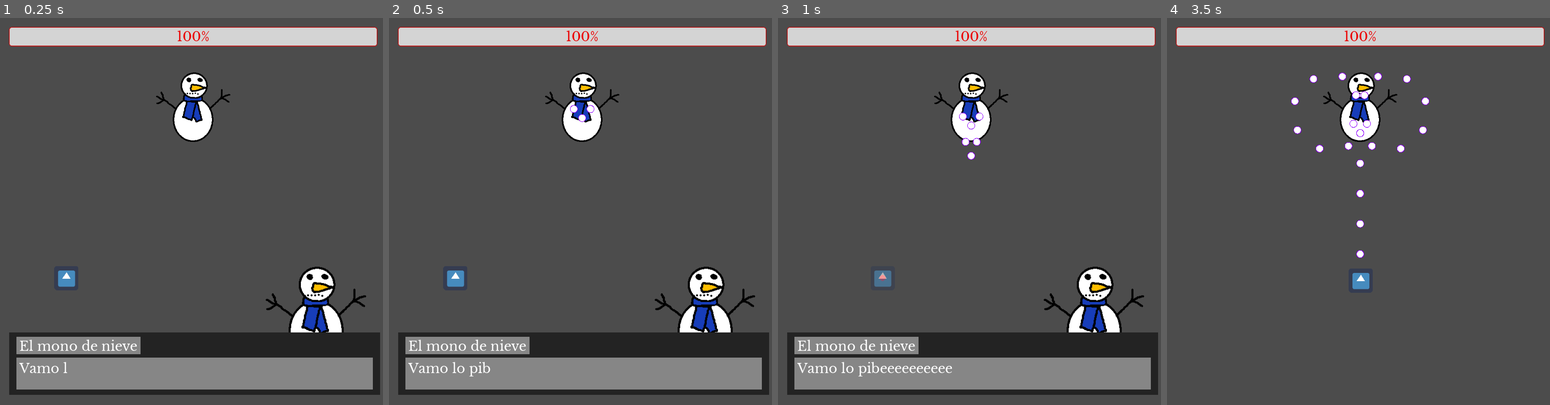
Above: before the commit, frames 1-4 (left to right).
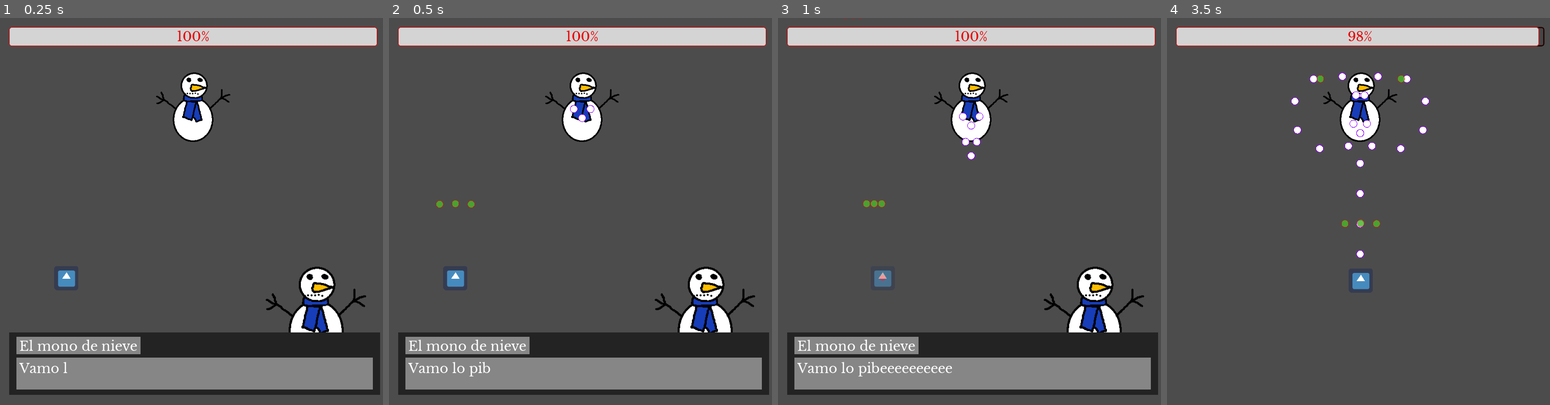
Above: after the commit, the same moments.

Repository: NicoJGutierrez/SmolElfBulletHell
Game: Godot game, scene res://scenes/TestScene.tscn
Two runs of this game, one before a commit and one after it. Both use one fixed random seed, a clock stepped at 60 frames per second and the inputs below. The engine's default icon, where the game draws it, is replaced by a stand-in: a white triangle on a blue panel in a dark square.
Inputs (mouse positions are in pixels of both pictures, inside the frame that each line leads up to):
- Up to frame 1 (0.25 s): no input
- Up to frame 2 (0.5 s): no input
- Up to frame 3 (1 s): move the mouse to (1057, 192) at 0.52 s; hold D (right) from 0.53 s (still down); hold Shift (run) from 0.53 s (still down); click (1057, 192) at 0.67 s
- Up to frame 4 (3.5 s): move the mouse to (1281, 230) at 1.27 s; release D (right) at 1.28 s; release Shift (run) at 1.28 s; hold S (down) 1.28-2.03 s; tap Shift (run) at 1.35, 2.85 s; move the mouse to (1400, 126) at 2.02 s; hold D (right) 2.03-2.78 s; hold Shift (run) 2.03-2.78 s; move the mouse to (1339, 288) at 2.77 s; hold W (up) from 2.78 s (still down); click (1339, 288) at 2.92 s

Frame 1 is identical in both runs. In frame 2, 0.1% of the frame differs, in the area x 12-23%, y 47-50%; in frame 3, 0.1%; in frame 4, 0.4%, in the area x 39-99%, y 2-55%.

Commit message:
feat: multichat + phase system + UI on top

Diff:
--- /dev/null
+++ b/Texto/Dialogo2.json
@@ -0,0 +1,6 @@
+[
+    {
+        "Texto": "Vamo lo pibeeeeeeeeeeeeeeee",
+        "Nombre": "El mono de nieve"
+    }
+]
--- a/objects/Player.gd
+++ b/objects/Player.gd
@@ -45,9 +45,9 @@
 
 	reload_time -= delta
 	if reload_time <= 0:
-#		shooter.shoot_to_tree(2000, 3, bullet_scene, 90 + 180 - angulo, Vector2(-20,0))
-#		shooter.shoot_to_tree(2000, 3, bullet_scene, 90 + 180)
-#		shooter.shoot_to_tree(2000, 3, bullet_scene, 90 + 180 + angulo, Vector2(20, 0))
+		shooter.shoot_to_tree(2000, 3, bullet_scene, 90 + 180 - angulo, Vector2(-20,0))
+		shooter.shoot_to_tree(2000, 3, bullet_scene, 90 + 180)
+		shooter.shoot_to_tree(2000, 3, bullet_scene, 90 + 180 + angulo, Vector2(20, 0))
 		reload_time = 1/rate_of_fire
 
 
--- a/scenes/BossLair.gd
+++ b/scenes/BossLair.gd
@@ -6,10 +6,13 @@
 var changing_path = false
 
 onready var boss = get_node("Path1/PathFollow/Boss")
-onready var progress_bar = get_node("../UI/ProgressBar")
+onready var progress_bar = get_node("../UIHolder/UI/ProgressBar")
+onready var chatbox = get_node("../UIHolder/UI/DialogBox")
 onready var children = get_children()
 var current_path = 1
 var next_path = current_path + 1
+
+var boss_phase = 1
 
 # Called when the node enters the scene tree for the first time.
 func _ready():
@@ -51,3 +54,10 @@
 		children[current_path - 1].get_child(0).offset += boss.speed * delta
 
 	progress_bar.value = boss.life
+	if boss.life < 95 and boss_phase == 1:
+		phase_2()
+
+
+func phase_2():
+	boss_phase = 2
+	chatbox.new_dialog("Texto/Dialogo2.json")
--- a/scenes/DialogBox.gd
+++ b/scenes/DialogBox.gd
@@ -6,13 +6,13 @@
 var dialog
 var phrase_num = 0
 var finished = false
-var tiempo_adicional = 2
+export var tiempo_post_chat = 2
+var tiempo_adicional = tiempo_post_chat
 
 
 func _ready():
 	$Timer.wait_time = text_speed
-	dialog = get_dialog()
-	next()
+	new_dialog(dialog_path)
 
 func _process(delta):
 #	if Input.is_action_just_pressed("click"):
@@ -24,6 +24,8 @@
 		tiempo_adicional -= delta
 	if tiempo_adicional <= 0:
 		next()
+		tiempo_adicional = tiempo_post_chat
+
 
 func next():
 	if phrase_num >= len(dialog):
@@ -38,7 +40,7 @@
 	#$NameBox/Name.visible = false
 
 
-	while $TextBox/Text.visible_characters < len($TextBox/Text.text):
+	while $TextBox/Text.visible_characters < len($TextBox/Text.bbcode_text):
 		$TextBox/Text.visible_characters += 1
 		$Timer.start()
 		yield($Timer, "timeout")
@@ -48,11 +50,11 @@
 
 	return
 
-func get_dialog():
+func get_dialog(path):
 	#aquí hay un error
 	var f = File.new()
-	assert(f.file_exists(dialog_path), "No hay diálogo")
-	f.open(dialog_path, File.READ)
+	assert(f.file_exists(path), "No hay diálogo")
+	f.open(path, File.READ)
 	var json = f.get_as_text()
 
 	var output = parse_json(json)
@@ -61,3 +63,9 @@
 		return output
 	else:
 		return []
+
+func new_dialog(path):
+	visible = true
+	phrase_num = 0
+	dialog = get_dialog(path)
+	next()
--- a/scenes/TestScene.tscn
+++ b/scenes/TestScene.tscn
@@ -97,11 +97,14 @@
 "_edit_group_": true
 }
 
-[node name="UI" type="Control" parent="."]
+[node name="UIHolder" type="Node2D" parent="."]
+z_index = 1
+
+[node name="UI" type="Control" parent="UIHolder"]
 margin_right = 40.0
 margin_bottom = 40.0
 
-[node name="DialogBox" type="ColorRect" parent="UI"]
+[node name="DialogBox" type="ColorRect" parent="UIHolder/UI"]
 anchor_right = 25.6
 anchor_bottom = 25.6
 margin_left = 24.0
@@ -112,12 +115,12 @@
 script = ExtResource( 9 )
 dialog_path = "Texto/Dialogo1.json"
 
-[node name="Portait" type="Sprite" parent="UI/DialogBox"]
+[node name="Portait" type="Sprite" parent="UIHolder/UI/DialogBox"]
 position = Vector2( 818, -109 )
 scale = Vector2( 1.35185, 1.35185 )
 texture = ExtResource( 7 )
 
-[node name="TextBox" type="ColorRect" parent="UI/DialogBox"]
+[node name="TextBox" type="ColorRect" parent="UIHolder/UI/DialogBox"]
 anchor_right = 1.0
 anchor_bottom = 1.0
 margin_left = 20.0
@@ -126,7 +129,7 @@
 margin_bottom = -14.0
 color = Color( 1, 1, 1, 0.45098 )
 
-[node name="Text" type="RichTextLabel" parent="UI/DialogBox/TextBox"]
+[node name="Text" type="RichTextLabel" parent="UIHolder/UI/DialogBox/TextBox"]
 anchor_right = 1.0
 anchor_bottom = 1.0
 margin_left = 7.0
@@ -134,9 +137,11 @@
 margin_right = -5.0
 margin_bottom = -6.0
 custom_fonts/normal_font = ExtResource( 8 )
+visible_characters = 0
+percent_visible = 0.0
 text = "Eyo waddup bozo."
 
-[node name="NameBox" type="ColorRect" parent="UI/DialogBox"]
+[node name="NameBox" type="ColorRect" parent="UIHolder/UI/DialogBox"]
 anchor_right = 1.0
 anchor_bottom = 1.0
 margin_left = 20.0
@@ -145,7 +150,7 @@
 margin_bottom = -108.0
 color = Color( 1, 1, 1, 0.45098 )
 
-[node name="Name" type="RichTextLabel" parent="UI/DialogBox/NameBox"]
+[node name="Name" type="RichTextLabel" parent="UIHolder/UI/DialogBox/NameBox"]
 anchor_right = 1.0
 anchor_bottom = 1.0
 margin_left = 7.0
@@ -156,9 +161,9 @@
 text = "Snowman"
 scroll_active = false
 
-[node name="Timer" type="Timer" parent="UI/DialogBox"]
+[node name="Timer" type="Timer" parent="UIHolder/UI/DialogBox"]
 
-[node name="ProgressBar" type="ProgressBar" parent="UI"]
+[node name="ProgressBar" type="ProgressBar" parent="UIHolder/UI"]
 margin_left = 24.0
 margin_top = 24.0
 margin_right = 1000.0
